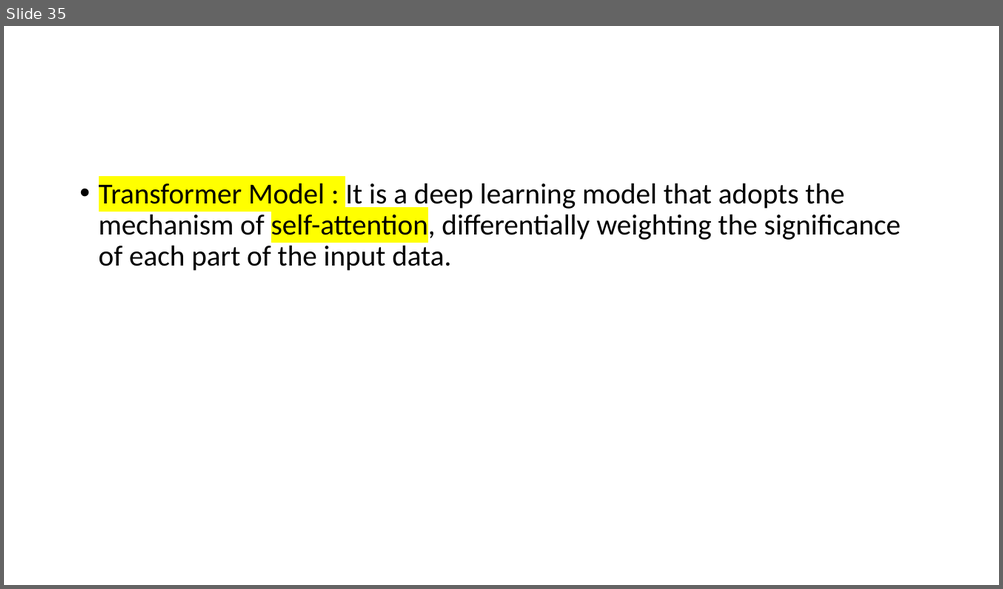
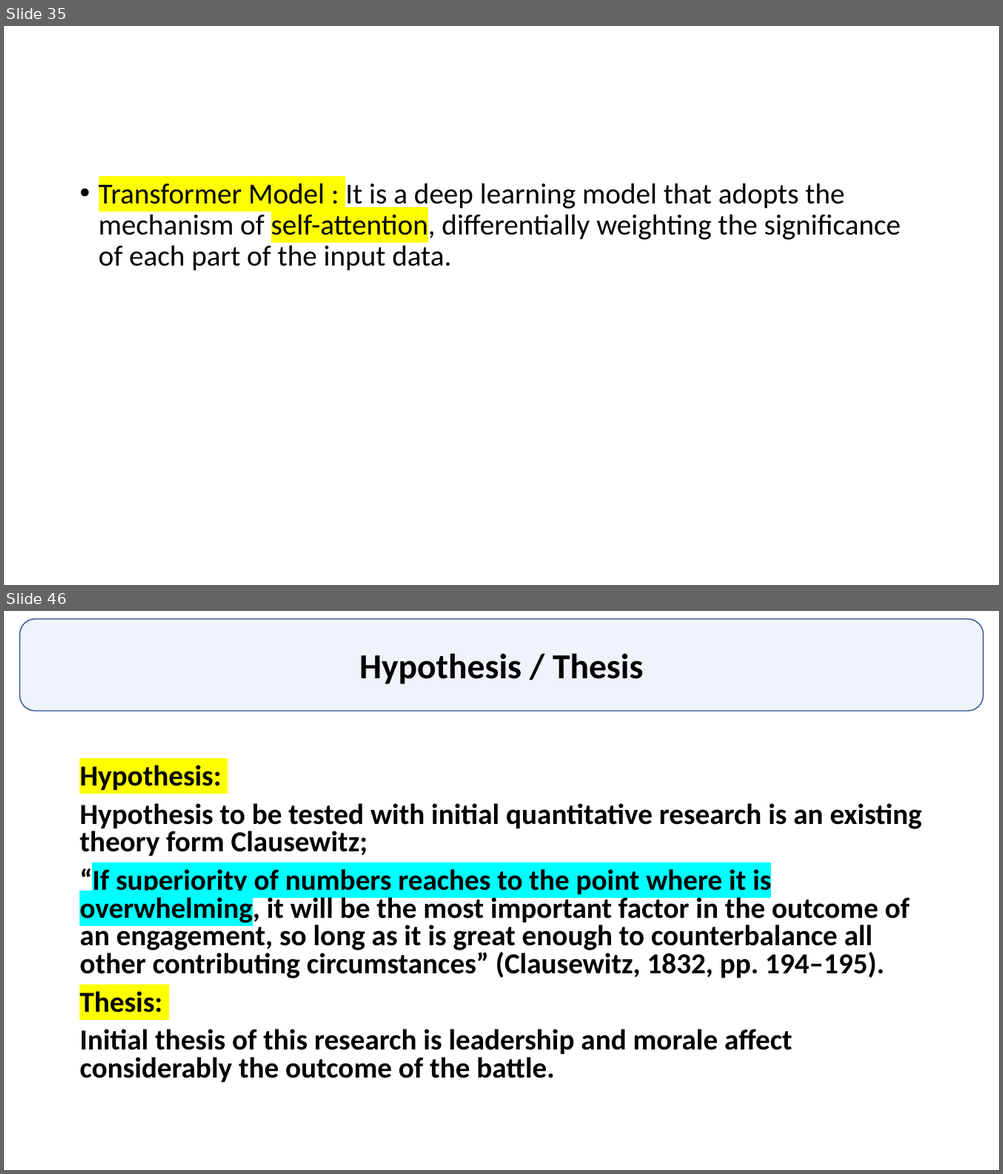
Before and after one commit to GurkanGitHub/PhD, a slide deck: PhD Discussion.pptx. Shown one above the other, each under a label of ours: slide 35 before the commit, slides 35 and 46 after it; the slides between them are not shown. The pictures are 1003x589 and 1003x1174 pixels, drawn with LibreOffice and Linux fonts; fonts in the diff are those of the drawing. Boxes give left, top, right and bottom in pixels: in the first picture for what was removed or moved away, otherwise in the second. Text is boxed around its words. In the diff, an @@ line names an element or a change of style, - is before the commit and + after.

```diff
--- a/PhD Discussion.pptx
+++ b/PhD Discussion.pptx
@@ slide 46 added at bbox=[4, 611, 999, 1170], background #FFFFFF @@
@@ rounded rectangle added at bbox=[20, 619, 983, 711], fill #4472C4 at 8% opacity, outline #325491 1 pt, 34 pt, text #000000, bold @@
+Hypothesis / Thesis
@@ text added at bbox=[79, 765, 922, 1082], 28 pt, text #000000, bold @@
+Hypothesis:
+Hypothesis to be tested with initial quantitative research is an existing theory form Clausewitz;
+“If superiority of numbers reaches to the point where it is overwhelming, it will be the most important factor in the outcome of an engagement, so long as it is great enough to counterbalance all other contributing circumstances” (Clausewitz, 1832, pp. 194–195).
+Thesis:
+Initial thesis of this research is leadership and morale affect considerably the outcome of the battle.
```
Also in this commit, not shown: 15 other slides added, 2 other files.
